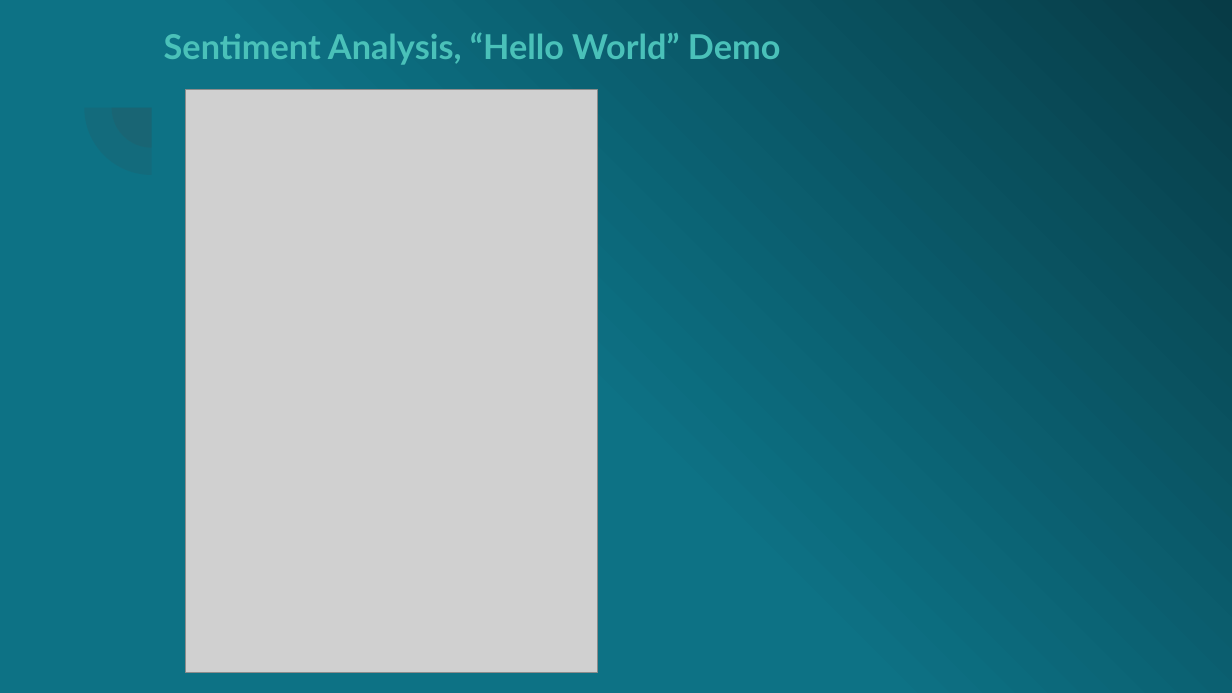
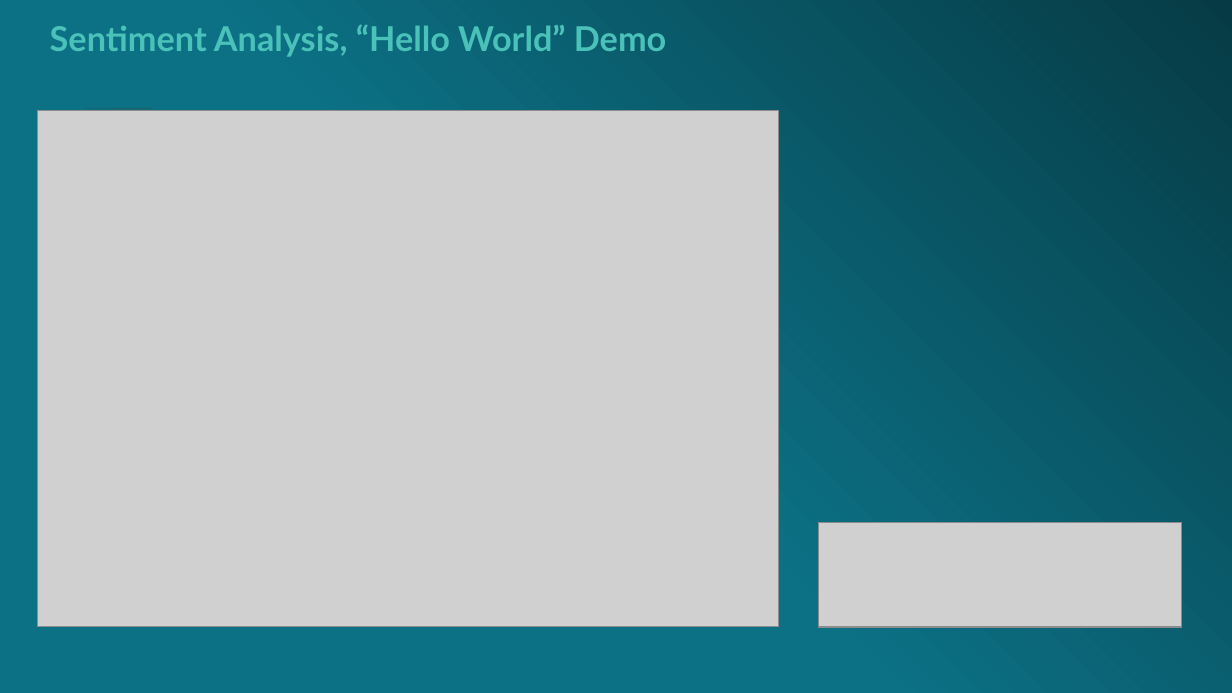
Before and after one commit to fobmsm/fobm.github.io, a slide deck: slide 7 of Milestone1.ppsx. Drawn at 1232x693 pixels with LibreOffice and Linux fonts; fonts in the diff are those of the drawing; grey boxes stand for pictures. Boxes give left, top, right and bottom in pixels: in the first picture for what was removed or moved away, otherwise in the second. Text is boxed around its words. In the diff, an @@ line names an element or a change of style, - is before the commit and + after.

```diff
--- a/Milestone1.ppsx
+++ b/Milestone1.ppsx
@@ background gradient #0D7285 to #073B46 to gradient #0C7185 to #063B45 @@
@@ text "Sentiment Analysis, “Hello World” Demo": place and size @@
-text "Sentiment Analysis, “Hello World” Demo" at box(164, 32, 781, 65)
+text "Sentiment Analysis, “Hello World” Demo" at box(50, 24, 667, 57)
@@ pie slice (boxed as its full ellipse) at box(84, 41, 218, 175): fill #424242 at 13% opacity to #424242 at 12% opacity @@
@@ pie slice (boxed as its full ellipse) at box(112, 68, 192, 148): fill #424242 at 13% opacity to #424242 at 12% opacity @@
@@ picture: place and size @@
-picture at box(186, 90, 598, 673)
+picture at box(38, 111, 779, 627)
@@ picture added at box(818, 522, 1180, 627) @@
```
Also in this commit, not shown: 6 other slides changed, 7 slides added, 7 slides removed.
